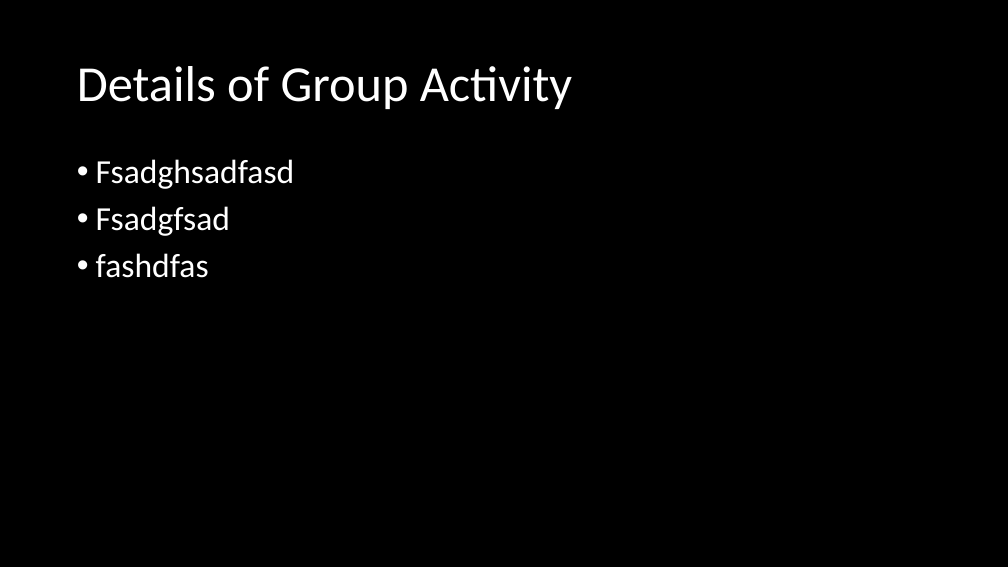
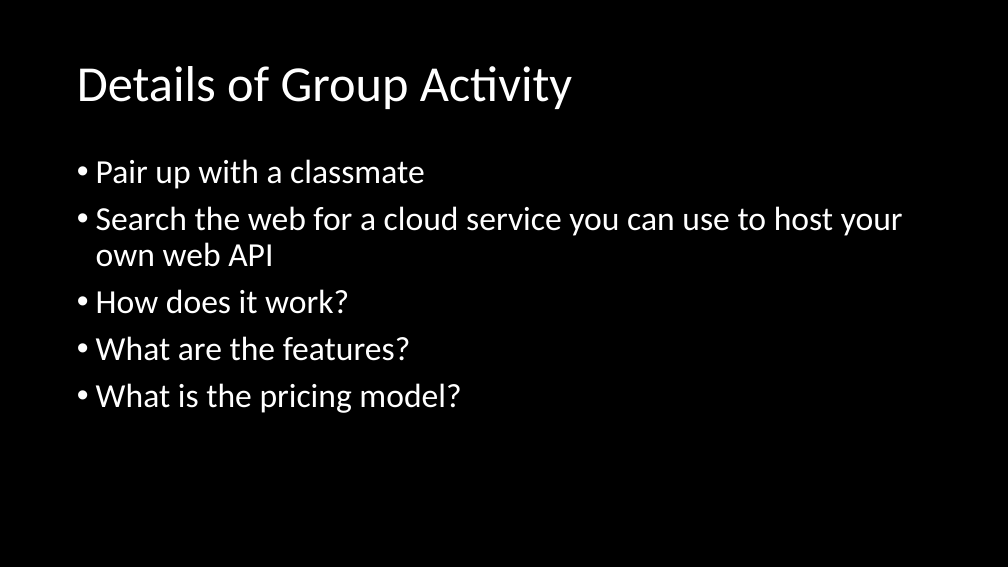
Before and after one commit to orstewar/ist346-content, a slide deck: slide 9 of content/19-web-and-apis.pptx (slide 7 before the commit). Drawn at 1008x567 pixels with LibreOffice and Linux fonts; fonts in the diff are those of the drawing. Boxes give left, top, right and bottom in pixels: in the first picture for what was removed or moved away, otherwise in the second. Text is boxed around its words. In the diff, an @@ line names an element or a change of style, - is before the commit and + after.

```diff
--- a/content/19-web-and-apis.pptx
+++ b/content/19-web-and-apis.pptx
@@ text at (96,159,903,413): text changed @@
-• Fsadghsadfasd
-• Fsadgfsad
-• fashdfas
+• Pair up with a classmate
+• Search the web for a cloud service you can use to host your own web API
+• How does it work?
+• What are the features?
+• What is the pricing model?
```
Also in this commit, not shown: 3 other slides changed, 2 slides added, 5 other files.
